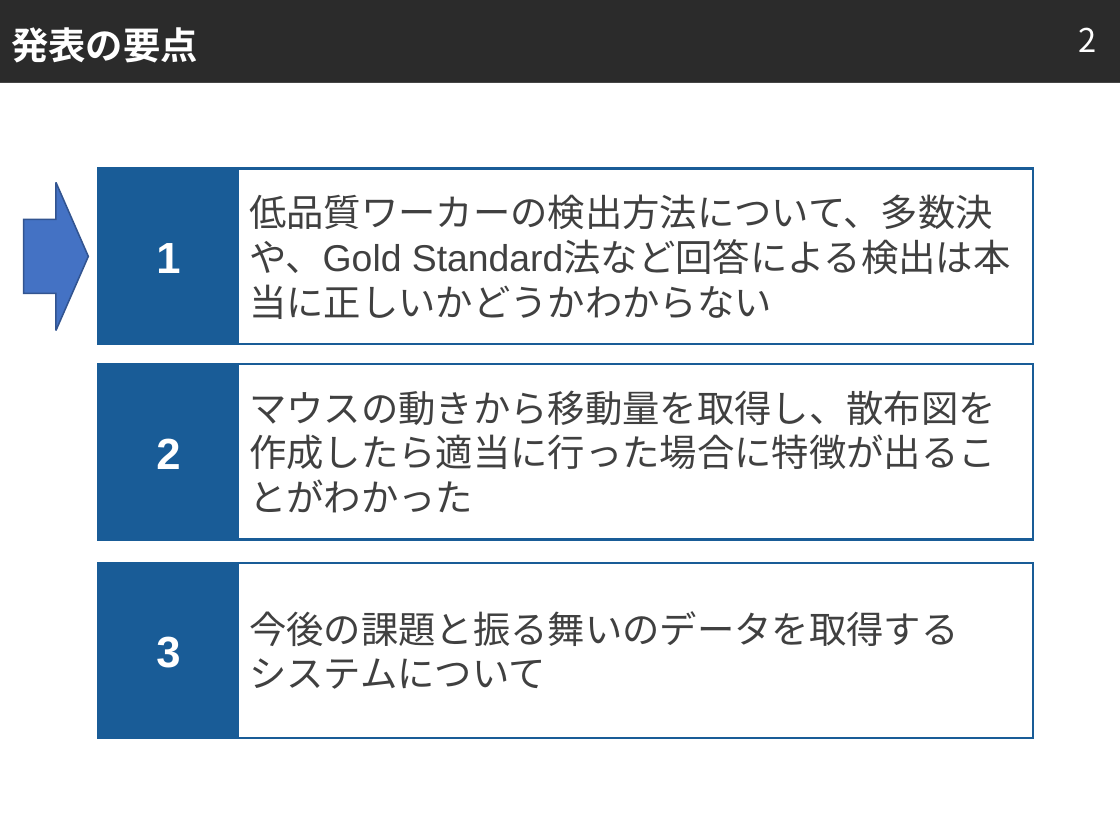
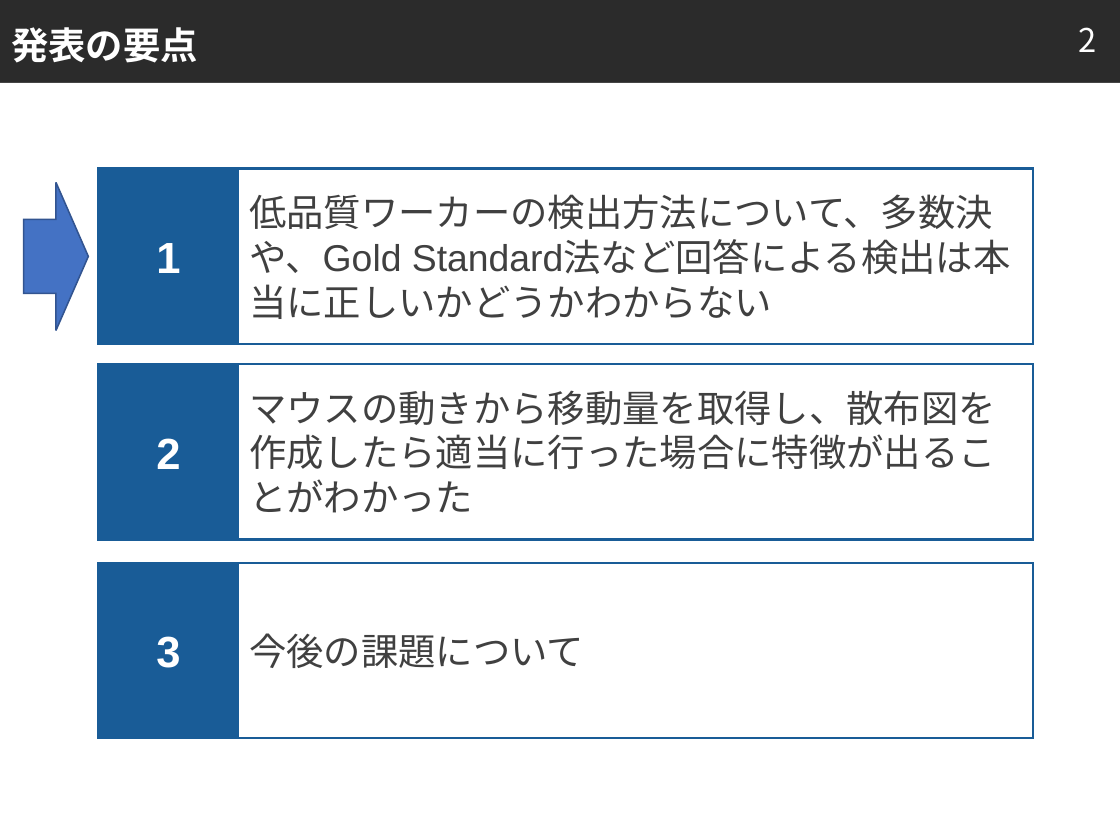
Before and after one commit to tomoya-mikami/task2, a slide deck: slide 2 of slide/presentation.pptx. Drawn at 1120x840 pixels with LibreOffice and Linux fonts; fonts in the diff are those of the drawing; background and template pictures are left out; a plain dark background stands for a picture behind light text. Boxes give left, top, right and bottom in pixels: in the first picture for what was removed or moved away, otherwise in the second. Text is boxed around its words. In the diff, an @@ line names an element or a change of style, - is before the commit and + after.

```diff
--- a/slide/presentation.pptx
+++ b/slide/presentation.pptx
@@ text in rectangle at [249,633,584,668]: text changed @@
-今後の課題と振る舞いのデータを取得する
-システムについて
+今後の課題について
```
Also in this commit, not shown: 18 other slides changed, 4 slides added, 1 slide removed, 2 other files.
